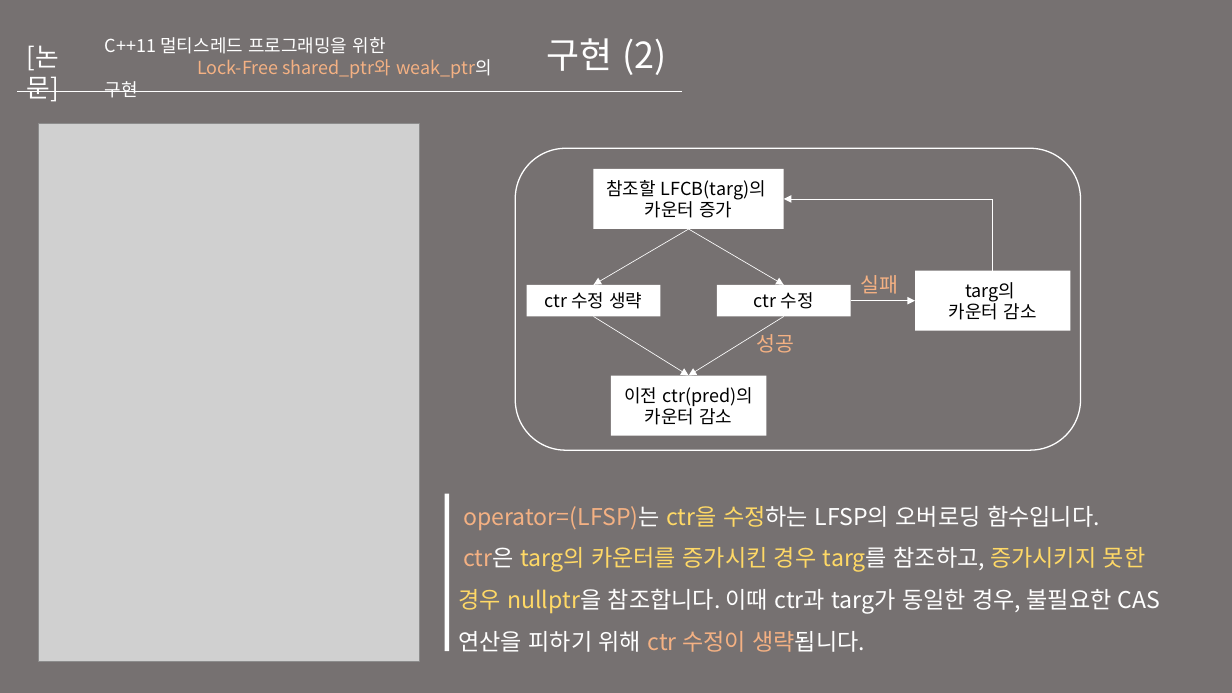
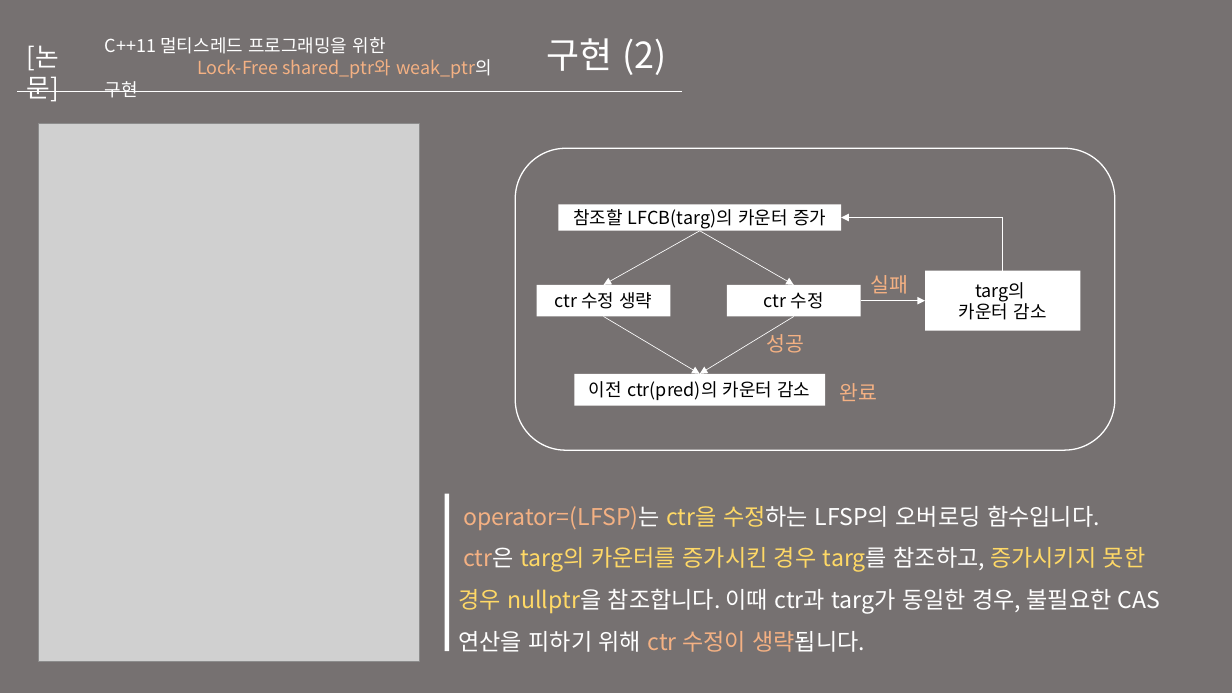
Before and after one commit to KU-t/1920-thesis, a slide deck: slide 8 of 취업지도/포트폴리오/포트폴리오 ver.12.pptx. Drawn at 1232x693 pixels with LibreOffice and Linux fonts; fonts in the diff are those of the drawing; grey boxes stand for pictures. Boxes give left, top, right and bottom in pixels: in the first picture for what was removed or moved away, otherwise in the second. Text is boxed around its words. In the diff, an @@ line names an element or a change of style, - is before the commit and + after.

```diff
--- a/취업지도/포트폴리오/포트폴리오 ver.12.pptx
+++ b/취업지도/포트폴리오/포트폴리오 ver.12.pptx
@@ rounded rectangle: place and size @@
-rounded rectangle at <box>516,148,1081,450</box>
+rounded rectangle at <box>516,148,1116,450</box>
@@ rectangle "참조할 LFCB(targ)의 카운터 증가": place and size @@
-rectangle "참조할 LFCB(targ)의 카운터 증가" at <box>593,169,784,229</box>
+rectangle "참조할 LFCB(targ)의 카운터 증가" at <box>558,204,841,231</box>
@@ text in rectangle at <box>573,209,826,229</box>: text changed @@
-참조할 LFCB(targ)의
-카운터 증가
+참조할 LFCB(targ)의 카운터 증가
@@ 5 arrows, 3 rectangles, 2 texts: place and size @@
-5 arrows, 3 rectangles, 2 texts at <box>527,229,1070,375</box>
+5 arrows, 3 rectangles, 2 texts at <box>537,231,1080,374</box>
@@ elbow arrow moved from (993, 271) - (784, 199) to (1003, 271) - (841, 218) @@
@@ rectangle "이전 ctr(pred)의 카운터 감소": place and size @@
-rectangle "이전 ctr(pred)의 카운터 감소" at <box>611,375,766,435</box>
+rectangle "이전 ctr(pred)의 카운터 감소" at <box>575,374,825,406</box>
@@ text added at <box>840,383,878,401</box>, 16 pt, text #F4B183 @@
+완료
```
Also in this commit, not shown: 17 other slides changed, 6 slides added.
